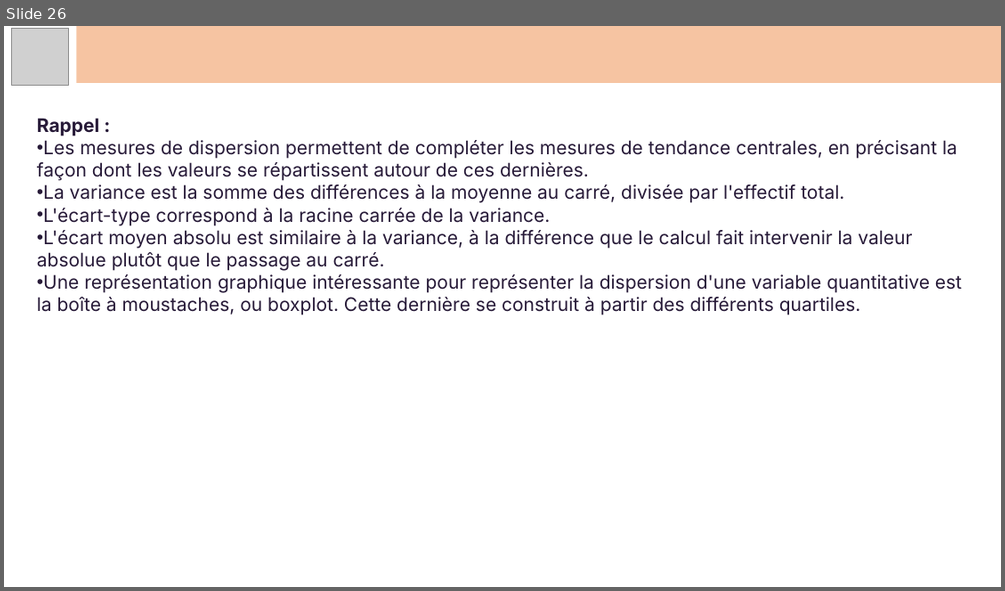
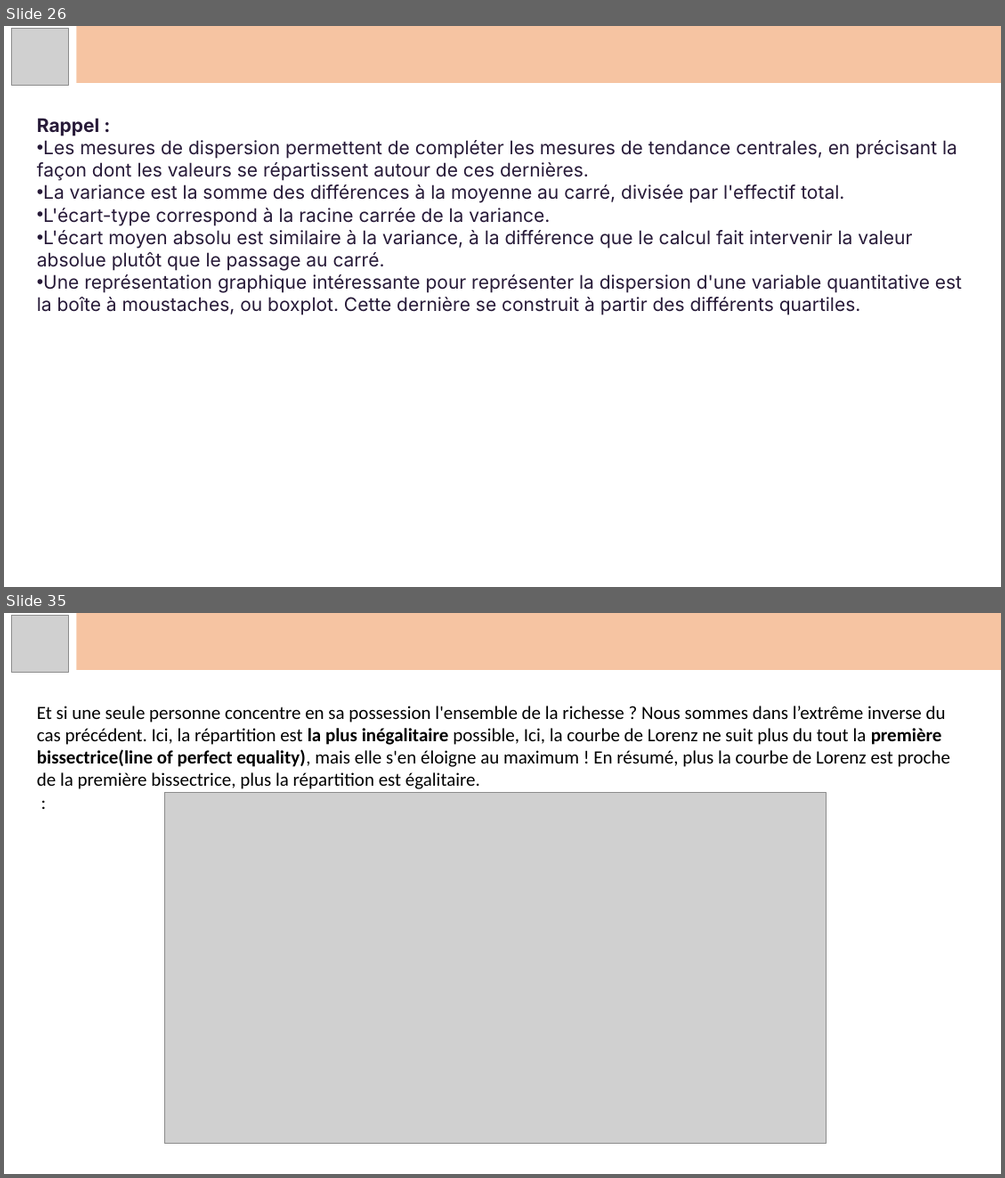
Before and after one commit to Koraiche/Artificial_Intelligence, a slide deck: Docs/Courses/Data Science/Data Analysis/Statistiques.pptx. Shown one above the other, each under a label of ours: slide 26 before the commit, slides 26 and 35 after it; the slides between them are not shown. The pictures are 1005x591 and 1005x1178 pixels, drawn with LibreOffice and Linux fonts; fonts in the diff are those of the drawing; grey boxes stand for pictures. Boxes give left, top, right and bottom in pixels: in the first picture for what was removed or moved away, otherwise in the second. Text is boxed around its words. In the diff, an @@ line names an element or a change of style, - is before the commit and + after.

```diff
--- a/Docs/Courses/Data Science/Data Analysis/Statistiques.pptx
+++ b/Docs/Courses/Data Science/Data Analysis/Statistiques.pptx
@@ slide 35 added at <box>4,613,1001,1174</box>, background #FFFFFF @@
@@ picture added at <box>11,616,68,672</box> @@
@@ rectangle added at <box>77,613,1001,670</box>, fill #F4B183 at 75% opacity @@
@@ text added at <box>37,706,950,789</box>, 18 pt, text #000000 @@
+Et si une seule personne concentre en sa possession l'ensemble de la richesse ? Nous sommes dans l’extrême inverse du cas précédent. Ici, la répartition est la plus inégalitaire possible, Ici, la courbe de Lorenz ne suit plus du tout la première bissectrice(line of perfect equality), mais elle s'en éloigne au maximum ! En résumé, plus la courbe de Lorenz est proche de la première bissectrice, plus la répartition est égalitaire.
+:
@@ picture added at <box>165,793,825,1143</box> @@
```
Also in this commit, not shown: 19 other slides added, 23 other files.
